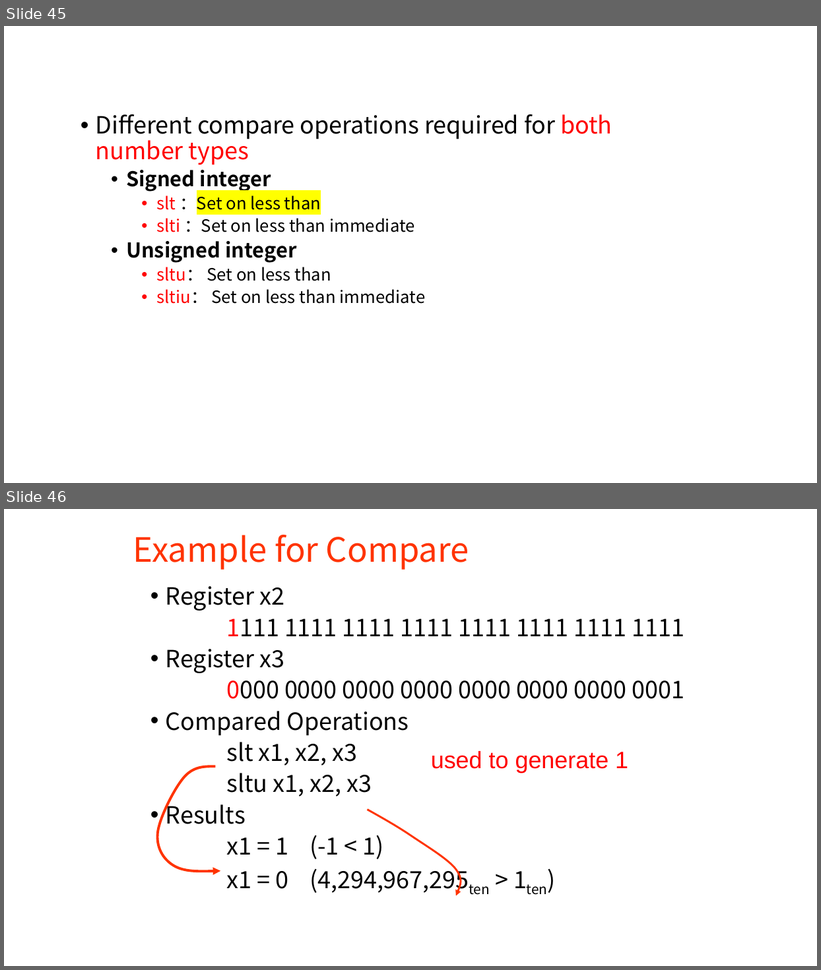
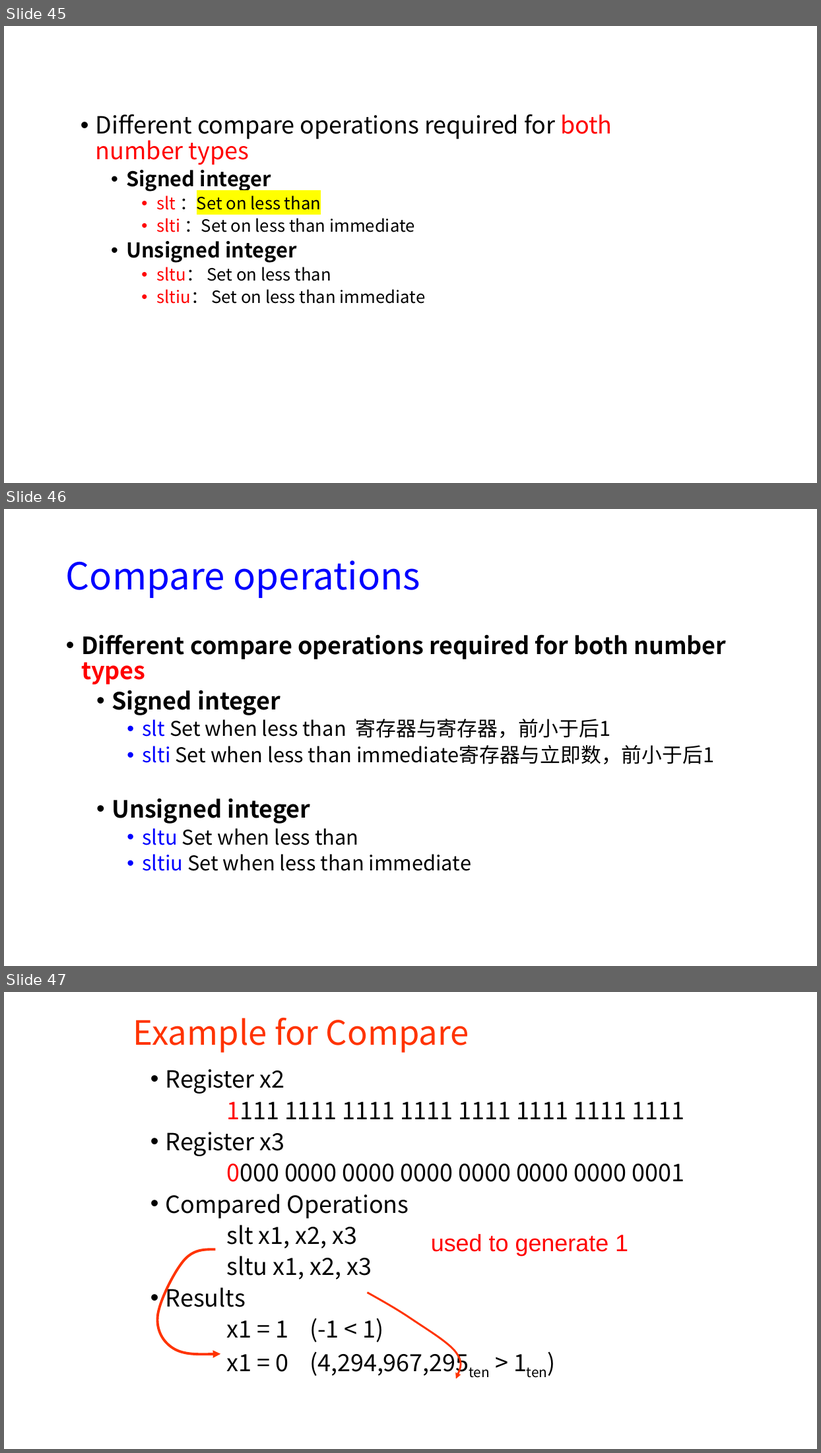
Before and after one commit to weichow23/zju_course, a slide deck: 计算机组成与设计/整理的ppt/2 指令.pptx. Shown one above the other, each under a label of ours: slides 45 and 46 before the commit, slides 45, 46 and 47 after it. The pictures are 821x970 and 821x1453 pixels, drawn with LibreOffice and Linux fonts; fonts in the diff are those of the drawing. Boxes give left, top, right and bottom in pixels: in the first picture for what was removed or moved away, otherwise in the second. Text is boxed around its words. In the diff, an @@ line names an element or a change of style, - is before the commit and + after.

```diff
--- a/计算机组成与设计/整理的ppt/2 指令.pptx
+++ b/计算机组成与设计/整理的ppt/2 指令.pptx
@@ slide 46 added at [4,509,817,966], background #FFFFFF @@
@@ title added at [66,560,421,598], 44 pt, text #0000FF @@
+Compare operations
@@ text added at [81,635,726,871], 24 pt, text #000000 @@
+• Different compare operations required for both number types
+  • Signed integer
+    • slt Set when less than 寄存器与寄存器，前小于后1
+    • slti Set when less than immediate寄存器与立即数，前小于后1
+  • Unsigned integer
+    • sltu Set when less than
+    • sltiu Set when less than immediate
@@ what was slide 46 is now slide 47 @@
```
Also in this commit, not shown: 3 other files.
